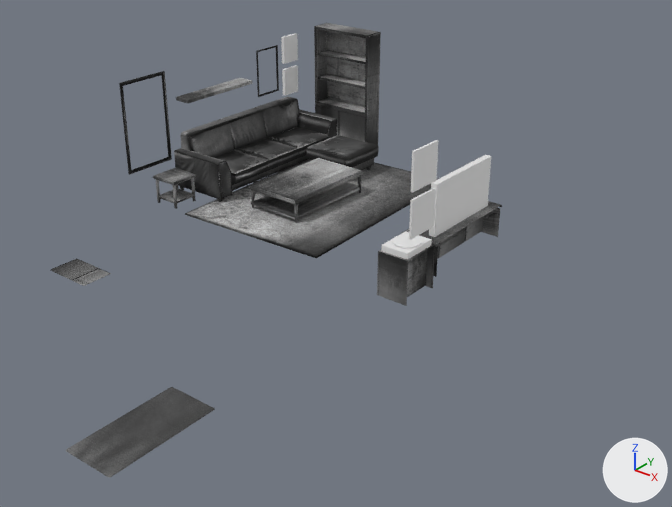
A saved change to the FBX model Assets/Models/Buildings/Interiors/apartment_furniture.fbx.
One viewpoint serves both versions: a 50 mm camera at (-4.52, -6.77, 8.52) aimed at (-14.84, 6.14, 0.52). Every picture has the same lights, and +X, +Y and +Z are marked at lower right. The first picture is the older version. Where no turn or scale is listed for an object, it has been applied to the vertices.

The first picture shows 'Box031', 'Box032', 'Box035', 'Plane007', 'bedside_table', 'bookshelf', 'coffee_table', 'couch', 'entry_mat', 'frame_1', 'kitchen_mat', 'rug', 'solo_cushion' and 6 more.
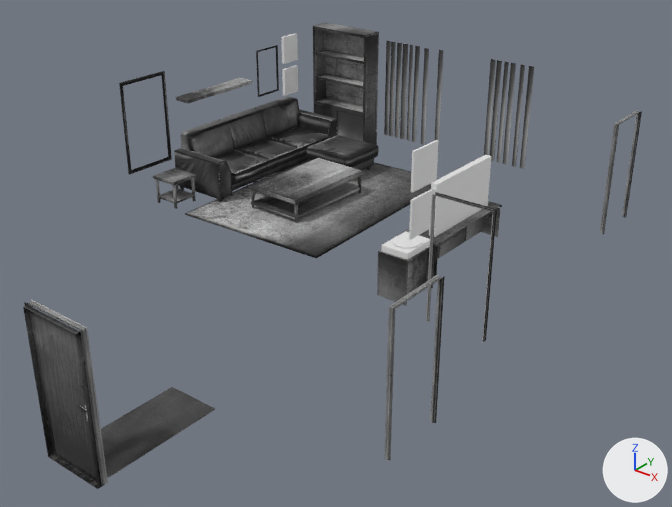
The newer file is also turned or shifted as a whole; pictures and numbers use the older file's frame.

Scene script edits in JSON lines:
```json
{"op": "add", "block": "img_apartment_balcony_png", "code": ["img_apartment_balcony_png = load_image('apartment_balcony.png', '../../../Textures/Buildings/Interiors/apartment_balcony.png', 2048, 2048, 'sRGB')"]}
{"op": "add", "block": "mat_apartment_balcony", "code": ["mat_apartment_balcony = principled_material('apartment_balcony')", "mat_apartment_balcony.texture = img_apartment_balcony_png", "mat_apartment_balcony.roughness = 0.0"]}
{"op": "add", "block": "me_mesh_021", "code": ["me_mesh_021 = bpy.data.meshes.new('Mesh.021')", "me_mesh_021.from_pydata(...)  # 40 vertices, 54 faces; spans x 0.0..1.12, y -0.07..0.03, z 0.0..2.48", "me_mesh_021.materials.append(mat_apartment_balcony)  # picture img_apartment_balcony_png"]}
{"op": "add", "block": "me_mesh_020_1", "code": ["me_mesh_020_1 = bpy.data.meshes.new('Mesh.020')", "me_mesh_020_1.from_pydata(...)  # 280 vertices, 252 faces; spans x -2.14..2.14, y -0.05..0.05, z -1.28..1.32", "me_mesh_020_1.materials.append(mat_apartment_furniture_2)  # picture img_apartment_furniture_2_png"]}
{"op": "add", "block": "me_mesh_022", "code": ["me_mesh_022 = bpy.data.meshes.new('Mesh.022')", "me_mesh_022.from_pydata(...)  # 288 vertices, 192 faces; spans x -6.0..392.0, y -72.0..179.0, z -928.0..412.0", "me_mesh_022.materials.append(mat_apartment_furniture_2)  # picture img_apartment_furniture_2_png"]}
{"op": "set", "path": "ob_bookshelf.location", "old": "(-19.71, 12.63, 3.13)", "new": "(-19.76, 12.63, 3.13)"}
{"op": "remove", "block": "ob_kitchen_mat", "code": ["ob_kitchen_mat = bpy.data.objects.new('kitchen_mat', me_mesh_019)", "ob_kitchen_mat.location = (-19.0, 3.1, 0.01)"]}
{"op": "add", "block": "ob_apartment_front_door", "code": ["ob_apartment_front_door = bpy.data.objects.new('apartment_front_door', me_mesh_021)", "ob_apartment_front_door.location = (-14.54, -0.82, 0.0)"]}
{"op": "add", "block": "ob_blinds", "code": ["ob_blinds = bpy.data.objects.new('blinds', me_mesh_020_1)", "ob_blinds.location = (-16.53, 13.04, 1.6)"]}
{"op": "add", "block": "ob_door_frames", "code": ["ob_door_frames = bpy.data.objects.new('door_frames', me_mesh_022)", "ob_door_frames.location = (-10.68, 3.29, 0.72)", "ob_door_frames.rotation_euler = (-1.571, 0.0, 0.0)  # degrees (-90, 0, 0)", "ob_door_frames.scale = (-0.01, -0.01, -0.01)"]}
```

Location of each change, (x1, y1, x2, y2) in pixels of the pictures (672 x 507 px):
```json
{"object": "apartment_front_door", "change": "added", "after": [23, 305, 102, 489]}
{"object": "bookshelf", "change": "moved", "before": [314, 23, 381, 145], "after": [313, 23, 379, 145]}
{"object": "blinds", "change": "added", "after": [384, 41, 534, 169]}
{"object": "door_frames", "change": "added", "after": [24, 110, 642, 486]}
{"object": "kitchen_mat", "change": "deleted", "before": [50, 259, 111, 286]}
```
